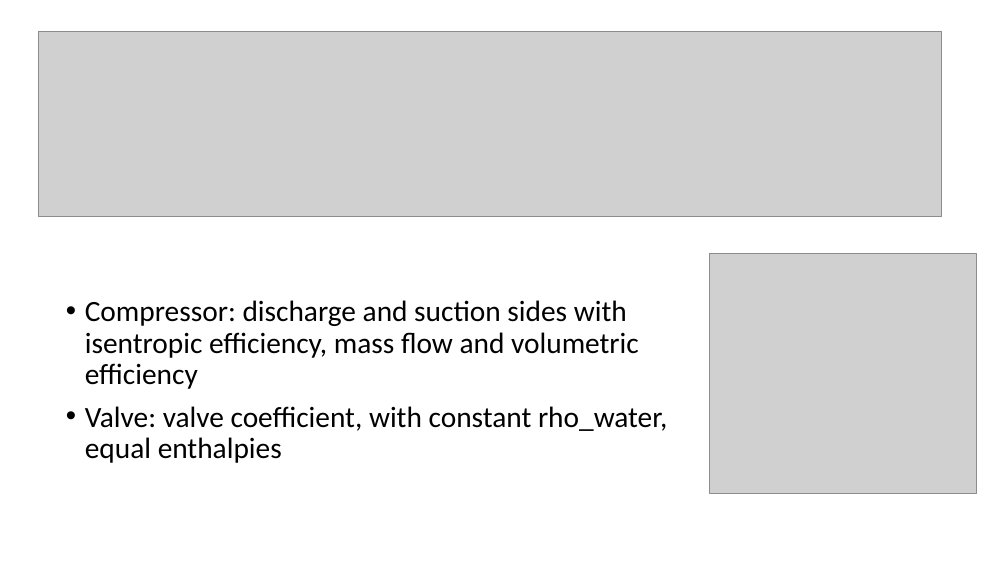
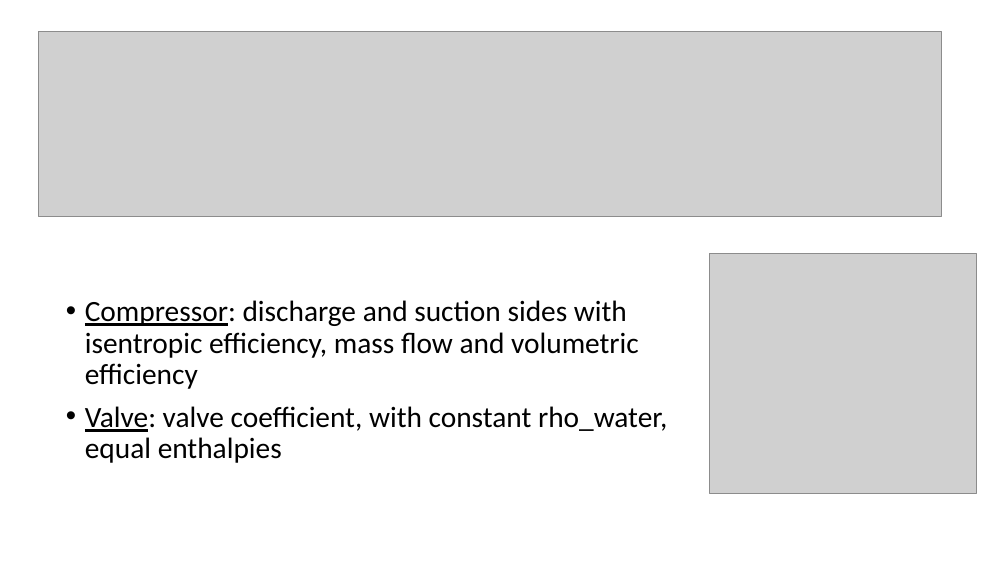
Before and after one commit to zolirulez/refrigDTU, a slide deck: slide 7 of Dynamical simulation of a 2-step refrigeration circle.pptx (slide 6 before the commit). Drawn at 1008x567 pixels with LibreOffice and Linux fonts; fonts in the diff are those of the drawing; grey boxes stand for pictures. Boxes give left, top, right and bottom in pixels: in the first picture for what was removed or moved away, otherwise in the second. Text is boxed around its words. In the diff, an @@ line names an element or a change of style, - is before the commit and + after.

```diff
--- a/Dynamical simulation of a 2-step refrigeration circle.pptx
+++ b/Dynamical simulation of a 2-step refrigeration circle.pptx
@@ text "Compressor: discharge and suction sides ..." at (x1=85, y1=300, x2=667, y2=463): underline on in "Compressor:", "Valve:" @@
```
Also in this commit, not shown: 12 other slides changed, 2 slides added.
